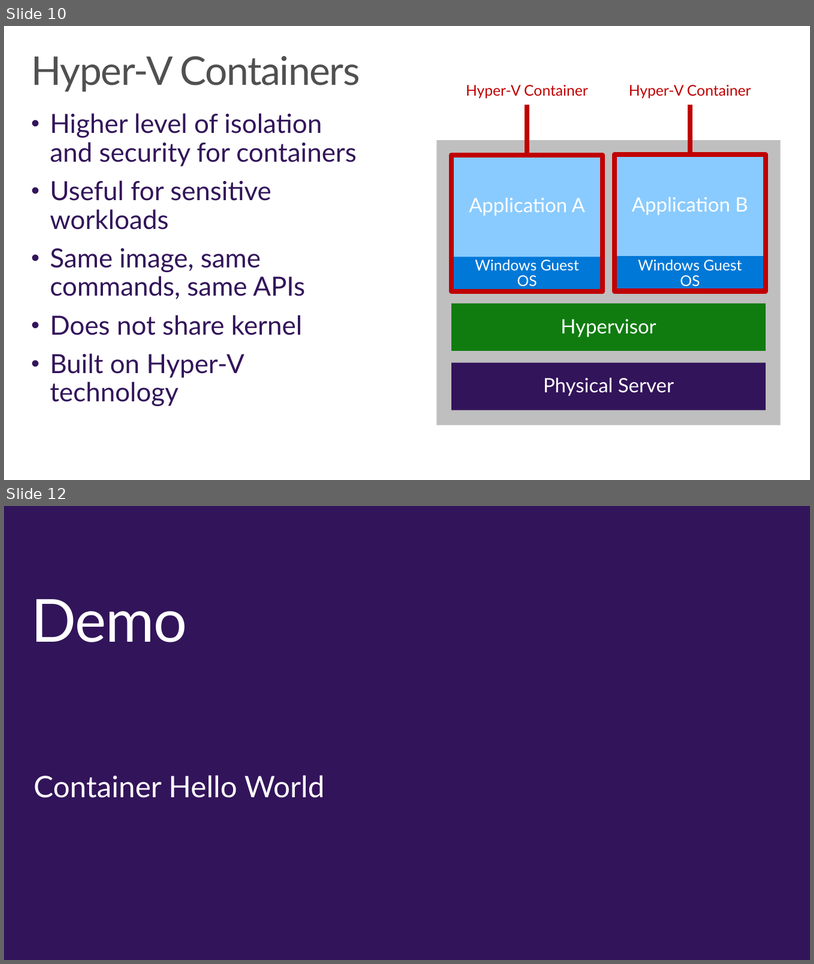
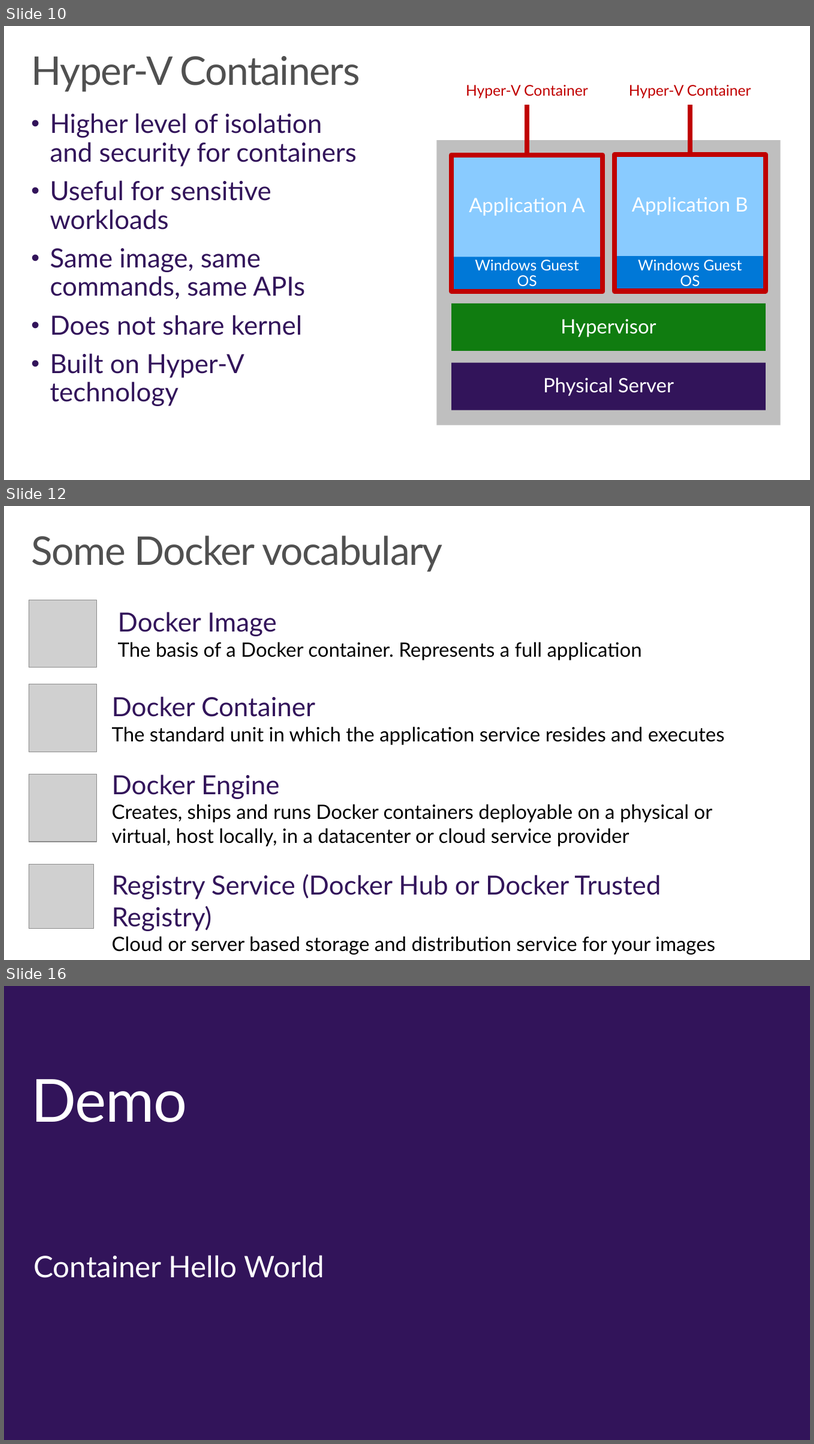
Before and after one commit to wely/DevCamp, a slide deck: Presentation/Module07-Containers.pptx. Shown one above the other, each under a label of ours: slides 10 and 12 before the commit, slides 10, 12 and 16 after it; the slides between them are not shown. The pictures are 814x964 and 814x1444 pixels, drawn with LibreOffice and Linux fonts; fonts in the diff are those of the drawing; grey boxes stand for pictures; background and template pictures are left out. Boxes give left, top, right and bottom in pixels: in the first picture for what was removed or moved away, otherwise in the second. Text is boxed around its words. In the diff, an @@ line names an element or a change of style, - is before the commit and + after.

Commit message:
added content on docker commands

```diff
--- a/Presentation/Module07-Containers.pptx
+++ b/Presentation/Module07-Containers.pptx
@@ slide 12 added at <box>4,506,810,960</box>, background #FFFFFF @@
@@ title added at <box>31,535,443,572</box>, 48 pt, text #505050 @@
+Some Docker vocabulary
@@ picture added at <box>29,600,96,667</box> @@
@@ text added at <box>118,612,642,660</box>, 24 pt, text #000000 @@
+Docker Image
+The basis of a Docker container. Represents a full application
@@ picture added at <box>29,684,96,752</box> @@
@@ text added at <box>112,696,725,745</box>, 24 pt, text #000000 @@
+Docker Container
+The standard unit in which the application service resides and executes
@@ picture added at <box>29,774,96,841</box> @@
@@ text added at <box>112,774,713,846</box>, 24 pt, text #000000 @@
+Docker Engine
+Creates, ships and runs Docker containers deployable on a physical or virtual, host locally, in a datacenter or cloud service provider
@@ picture added at <box>29,864,93,928</box> @@
@@ text added at <box>112,874,716,954</box>, 24 pt, text #000000 @@
+Registry Service (Docker Hub or Docker Trusted Registry)
+Cloud or server based storage and distribution service for your images
@@ what was slide 12 is now slide 16 @@
```
Also in this commit, not shown: 3 other slides added.
